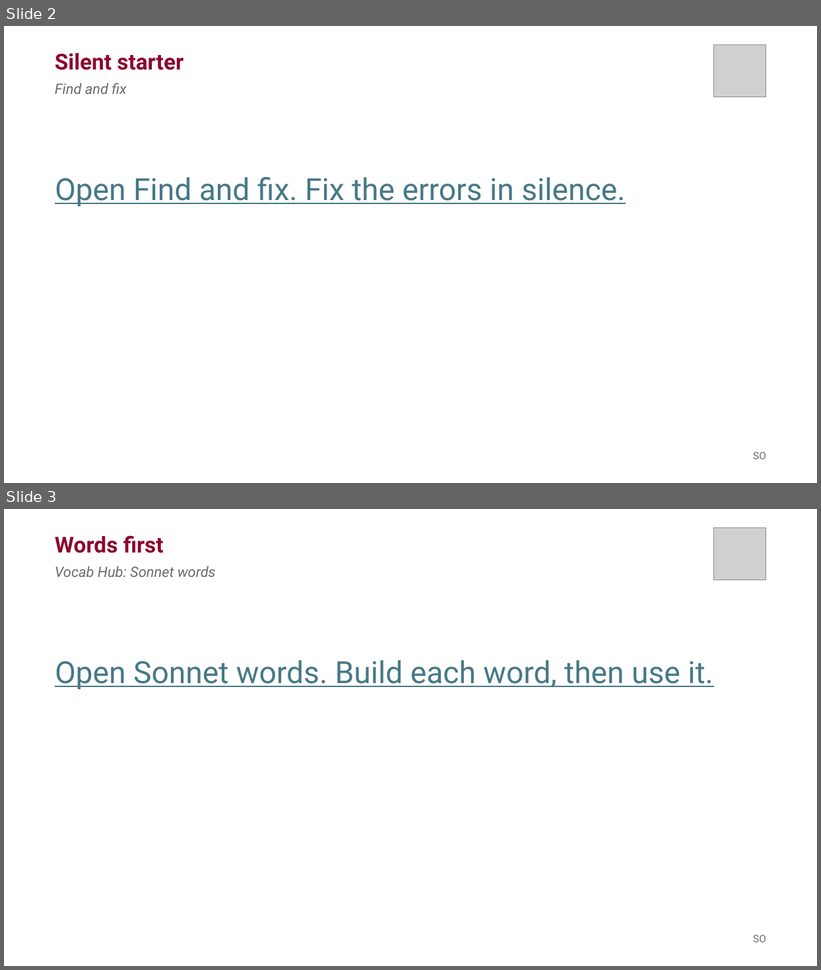
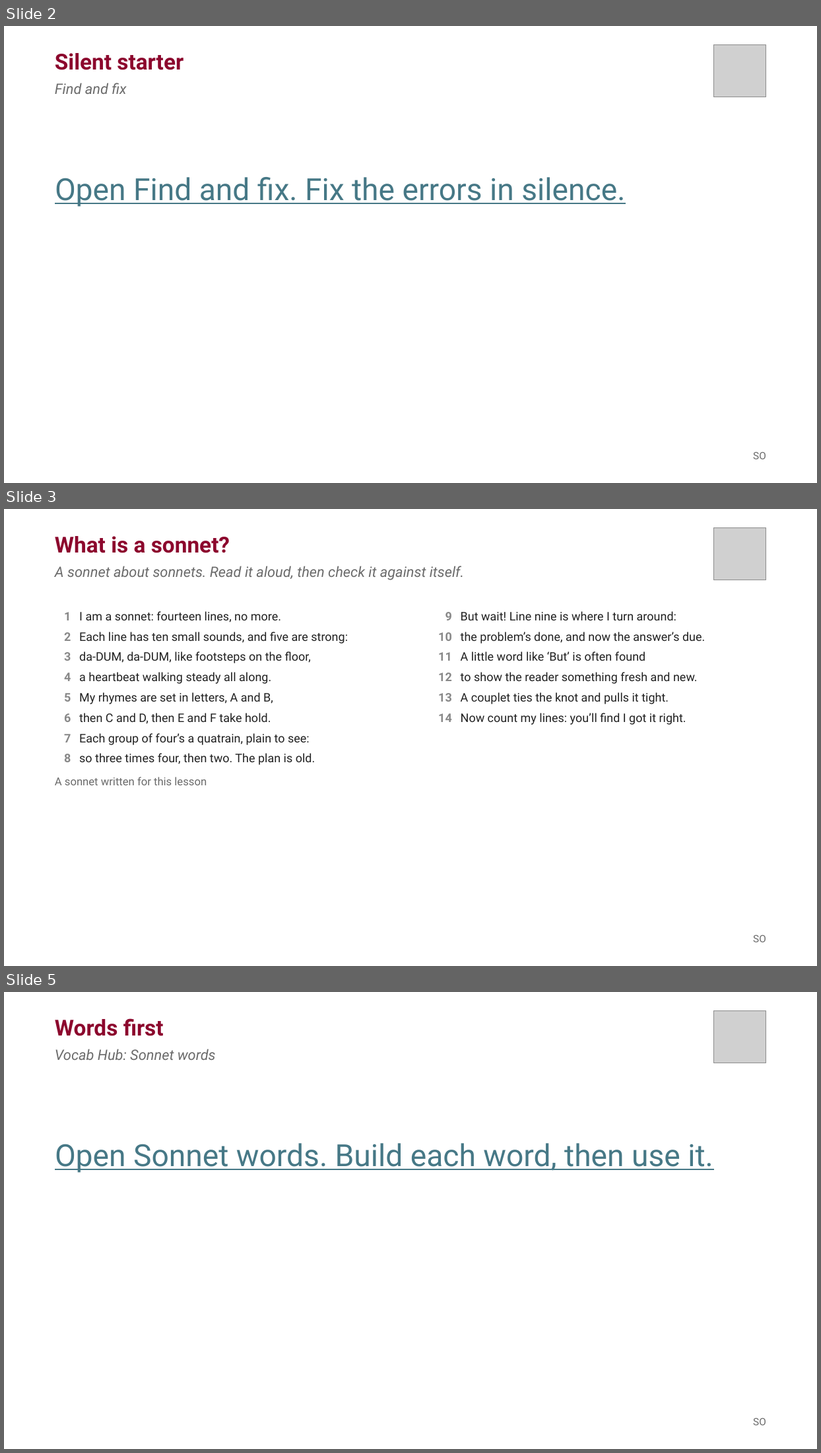
Before and after one commit to liaminhawai-cmd/Bone-Sparrow, a slide deck: SonnetsDeck.pptx. Shown one above the other, each under a label of ours: slides 2 and 3 before the commit, slides 2, 3 and 5 after it; the slides between them are not shown. The pictures are 821x970 and 821x1453 pixels, drawn with LibreOffice and Linux fonts; fonts in the diff are those of the drawing; grey boxes stand for pictures. Boxes give left, top, right and bottom in pixels: in the first picture for what was removed or moved away, otherwise in the second. Text is boxed around its words. In the diff, an @@ line names an element or a change of style, - is before the commit and + after.

```diff
--- a/SonnetsDeck.pptx
+++ b/SonnetsDeck.pptx
@@ slide 3 added at [4, 509, 817, 966], background #FFFFFF @@
@@ picture added at [714, 528, 766, 580] @@
@@ text added at [55, 536, 230, 553], 26 pt, text #8C072D, bold @@
+What is a sonnet?
@@ text added at [55, 566, 464, 580], 17 pt, text #6B6B6B, italic @@
+A sonnet about sonnets. Read it aloud, then check it against itself.
@@ text added at [64, 612, 71, 621], 14 pt, text #888888, bold @@
+1
@@ text added at [79, 611, 281, 623], 14 pt, text #212121 @@
+I am a sonnet: fourteen lines, no more.
@@ text added at [446, 612, 452, 621], 14 pt, text #888888, bold @@
+9
@@ text added at [461, 611, 677, 621], 14 pt, text #212121 @@
+But wait! Line nine is where I turn around:
@@ text added at [64, 632, 71, 641], 14 pt, text #888888, bold @@
+2
@@ text added at [79, 632, 348, 644], 14 pt, text #212121 @@
+Each line has ten small sounds, and five are strong:
@@ text added at [438, 632, 452, 641], 14 pt, text #888888, bold @@
+10
@@ text added at [461, 632, 705, 644], 14 pt, text #212121 @@
+the problem’s done, and now the answer’s due.
@@ text added at [64, 652, 71, 661], 14 pt, text #888888, bold @@
+3
@@ text added at [79, 652, 311, 663], 14 pt, text #212121 @@
+da-DUM, da-DUM, like footsteps on the floor,
@@ text added at [438, 652, 452, 661], 14 pt, text #888888, bold @@
+11
@@ text added at [461, 652, 646, 661], 14 pt, text #212121 @@
+A little word like ‘But’ is often found
@@ text added at [64, 673, 71, 681], 14 pt, text #888888, bold @@
+4
@@ text added at [79, 672, 271, 684], 14 pt, text #212121 @@
+a heartbeat walking steady all along.
@@ text added at [438, 673, 452, 681], 14 pt, text #888888, bold @@
+12
@@ text added at [461, 672, 698, 684], 14 pt, text #212121 @@
+to show the reader something fresh and new.
@@ text added at [64, 693, 71, 702], 14 pt, text #888888, bold @@
+5
@@ text added at [79, 692, 273, 704], 14 pt, text #212121 @@
+My rhymes are set in letters, A and B,
@@ text added at [438, 693, 452, 702], 14 pt, text #888888, bold @@
+13
@@ text added at [461, 692, 669, 704], 14 pt, text #212121 @@
+A couplet ties the knot and pulls it tight.
@@ text added at [64, 714, 71, 722], 14 pt, text #888888, bold @@
+6
@@ text added at [79, 713, 271, 724], 14 pt, text #212121 @@
+then C and D, then E and F take hold.
@@ text added at [438, 714, 452, 722], 14 pt, text #888888, bold @@
+14
@@ text added at [461, 713, 686, 725], 14 pt, text #212121 @@
+Now count my lines: you’ll find I got it right.
@@ text added at [64, 734, 71, 743], 14 pt, text #888888, bold @@
+7
@@ text added at [79, 733, 310, 745], 14 pt, text #212121 @@
+Each group of four’s a quatrain, plain to see:
@@ text added at [64, 754, 71, 762], 14 pt, text #888888, bold @@
+8
@@ text added at [79, 753, 316, 765], 14 pt, text #212121 @@
+so three times four, then two. The plan is old.
@@ text added at [55, 777, 207, 786], 13 pt, text #6B6B6B @@
+A sonnet written for this lesson
@@ text added at [753, 935, 766, 943], 12 pt, text #6B6B6B @@
+SO
@@ what was slide 3 is now slide 5 @@
```
Also in this commit, not shown: 7 slides changed, 1 other slide added, 10 other files.
